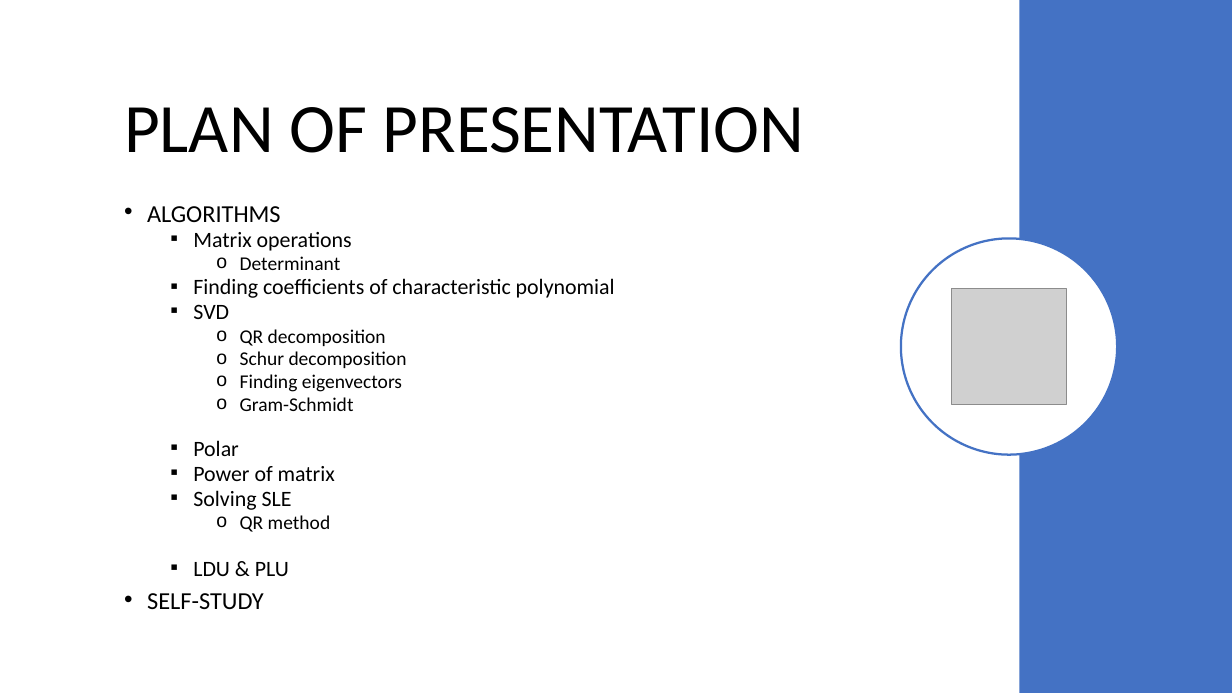
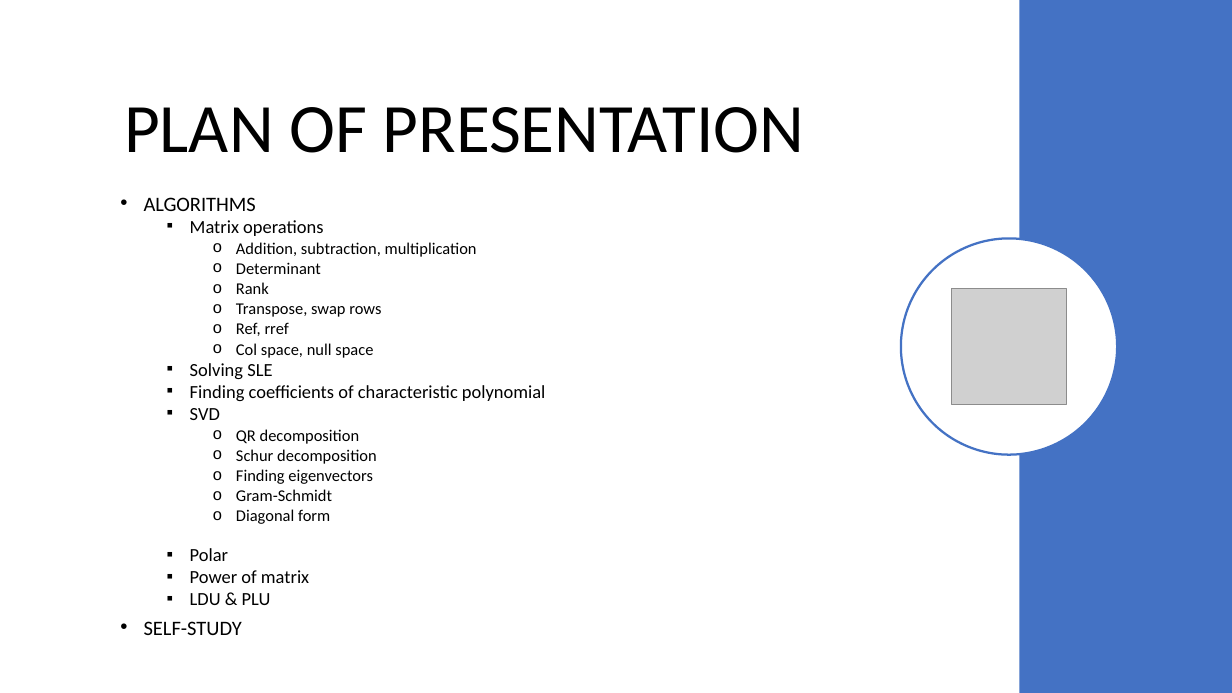
Before and after one commit to netalydana28/Python2, a slide deck: slide 1 of project3/algebra.pptx. Drawn at 1232x693 pixels with LibreOffice and Linux fonts; fonts in the diff are those of the drawing; grey boxes stand for pictures. Boxes give left, top, right and bottom in pixels: in the first picture for what was removed or moved away, otherwise in the second. Text is boxed around its words. In the diff, an @@ line names an element or a change of style, - is before the commit and + after.

```diff
--- a/project3/algebra.pptx
+++ b/project3/algebra.pptx
@@ text "ALGORITHMS": place and size @@
-text "ALGORITHMS" at (147,206,615,609)
+text "ALGORITHMS" at (144,197,545,635)
@@ text at (144,197,545,635): size 19 to 16 pt in "ALGORITHMS", "SELF-STUDY"; size 17.1 to 14.4 pt in "Matrix operations", "Finding coefficients of characteristic polynomial", "SVD", "Polar" and 2 more places; size 15.2 to 12.8 pt in "Determinant", "QR decomposition", "Schur decomposition", "Finding eigenvectors" and 1 more places @@
@@ text at (236,242,477,257): paragraph added @@
+    o Addition, subtraction, multiplication
@@ text at (190,282,381,379): paragraphs added @@
+    o Rank
+    o Transpose, swap rows
+    o Ref, rref
+    o Col space, null space
+  ▪ Solving SLE
@@ text at (193,490,331,532): paragraphs removed @@
-  ▪ Solving SLE
-    o QR method
@@ text at (236,509,330,524): paragraph added @@
+    o Diagonal form
```
Also in this commit, not shown: 9 other slides changed, 46 slides added, 6 slides removed, 4 other files.
